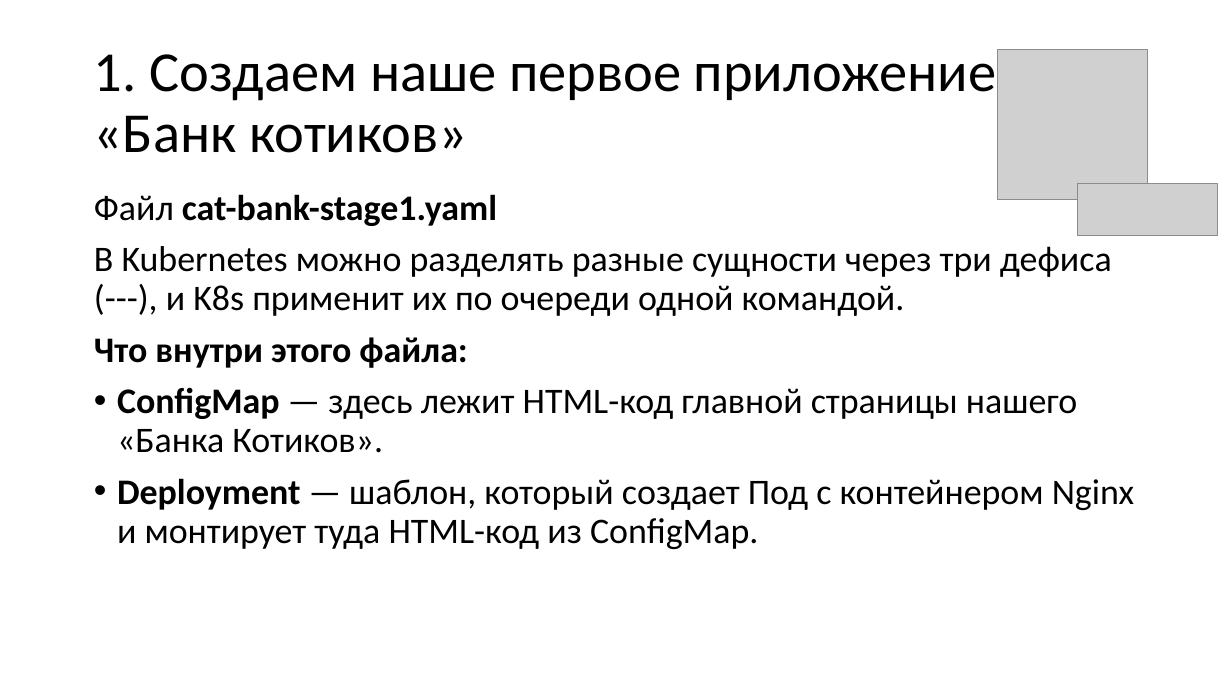
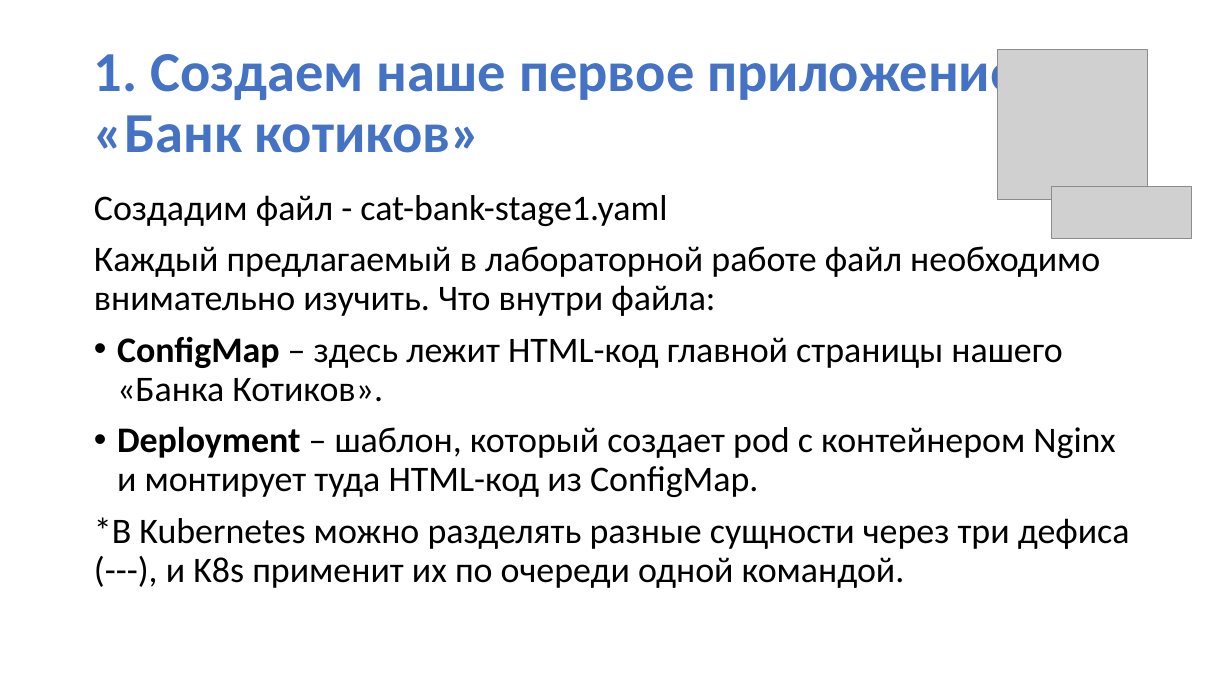
Before and after one commit to SobinaAA/K8S, a slide deck: slide 10 of slides/lab.pptx (slide 13 before the commit). Drawn at 1232x693 pixels with LibreOffice and Linux fonts; fonts in the diff are those of the drawing; grey boxes stand for pictures; background and template pictures are left out. Boxes give left, top, right and bottom in pixels: in the first picture for what was removed or moved away, otherwise in the second. Text is boxed around its words. In the diff, an @@ line names an element or a change of style, - is before the commit and + after.

```diff
--- a/slides/lab.pptx
+++ b/slides/lab.pptx
@@ title "1. Создаем наше первое приложение ..." at [94, 49, 1018, 153]: text colour #000000 to #4472C4, bold on @@
@@ text at [94, 195, 1130, 588]: text changed @@
-Файл cat-bank-stage1.yaml
-В Kubernetes можно разделять разные сущности через три дефиса (---), и K8s применит их по очереди одной командой.
-Что внутри этого файла:
-• ConfigMap — здесь лежит HTML-код главной страницы нашего «Банка Котиков».
-• Deployment — шаблон, который создает Под с контейнером Nginx и монтирует туда HTML-код из ConfigMap.
+Создадим файл - cat-bank-stage1.yaml
+Каждый предлагаемый в лабораторной работе файл необходимо внимательно изучить. Что внутри файла:
+• ConfigMap – здесь лежит HTML-код главной страницы нашего «Банка Котиков».
+• Deployment – шаблон, который создает pod с контейнером Nginx и монтирует туда HTML-код из ConfigMap.
+*В Kubernetes можно разделять разные сущности через три дефиса (---), и K8s применит их по очереди одной командой.
@@ picture: place and size @@
-picture at [1078, 184, 1217, 236]
+picture at [1052, 187, 1191, 238]
```
Also in this commit, not shown: 18 other slides changed, 1 slide added, 4 slides removed, 1 other file.
